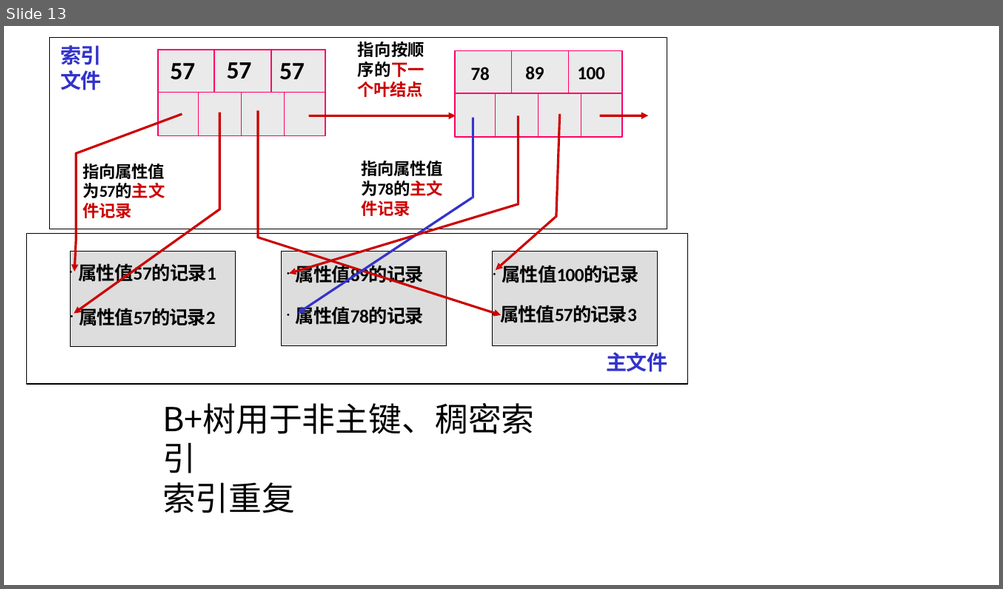
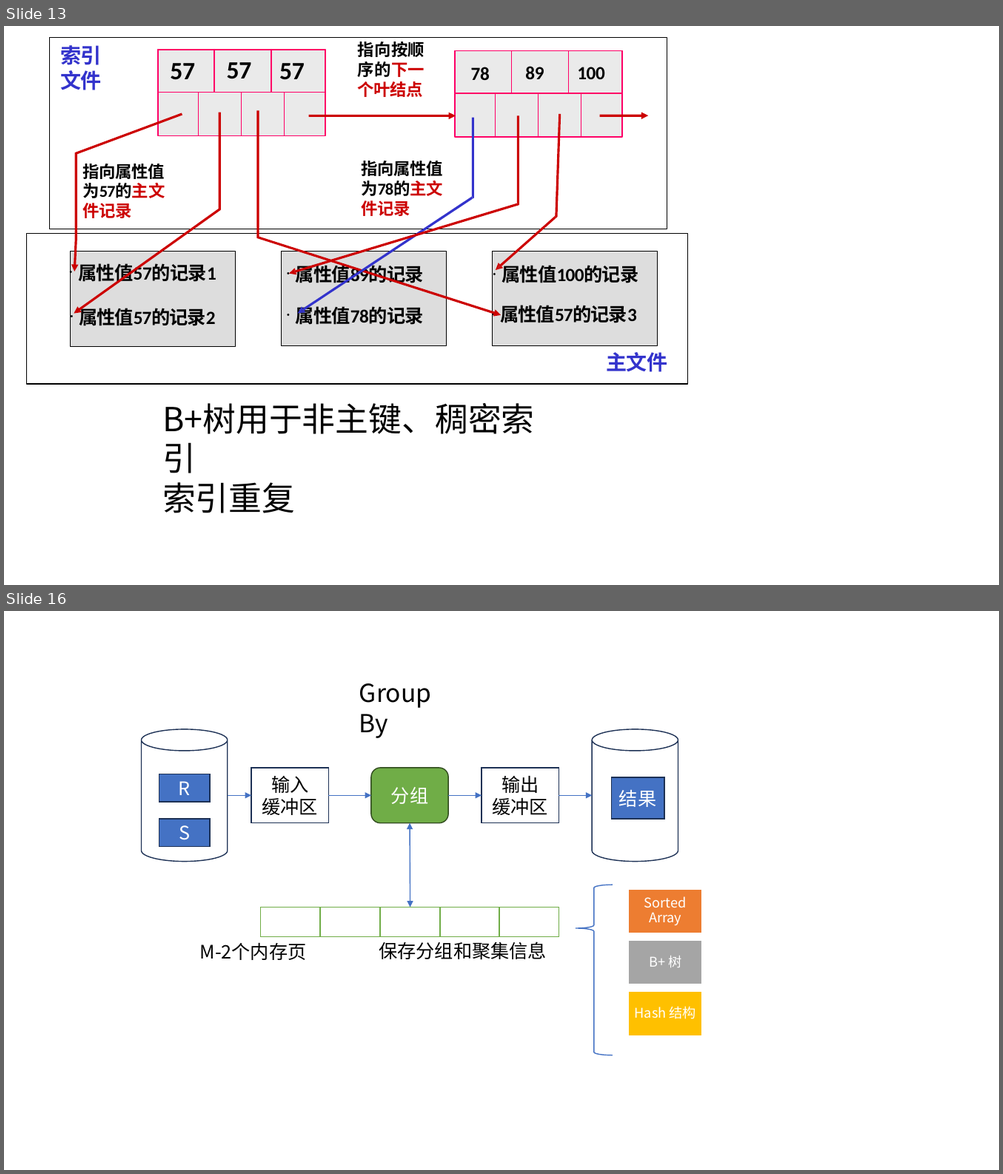
Before and after one commit to guofei9987/a, a slide deck: computer/database/database.pptx. Shown one above the other, each under a label of ours: slide 13 before the commit, slides 13 and 16 after it; the slides between them are not shown. The pictures are 1003x589 and 1003x1174 pixels, drawn with LibreOffice and Linux fonts; fonts in the diff are those of the drawing. Boxes give left, top, right and bottom in pixels: in the first picture for what was removed or moved away, otherwise in the second. Text is boxed around its words. In the diff, an @@ line names an element or a change of style, - is before the commit and + after.

```diff
--- a/computer/database/database.pptx
+++ b/computer/database/database.pptx
@@ slide 16 added at (4, 611, 999, 1170), background #FFFFFF @@
@@ group added at (142, 684, 702, 1056): 13 rectangles, 6 texts, 4 arrows, 2 cylinders, 1 rounded rectangle, 1 double arrow, 1 left brace @@
+R
+S
+输入
+缓冲区
+分组
+输出
+缓冲区
+结果
+Group By
+保存分组和聚集信息
+M-2个内存页
+Sorted Array
+B+ 树
+Hash 结构
```
Also in this commit, not shown: 10 other slides added, 14 other files.
